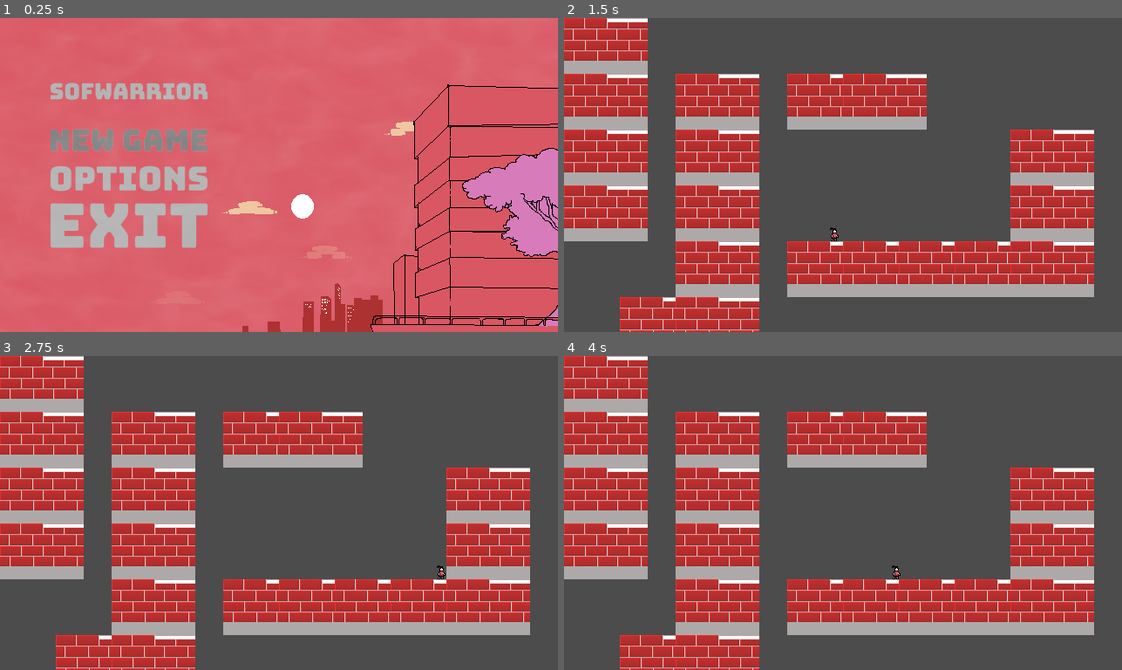
Above: before the commit, frames 1-4 (two rows, left to right).
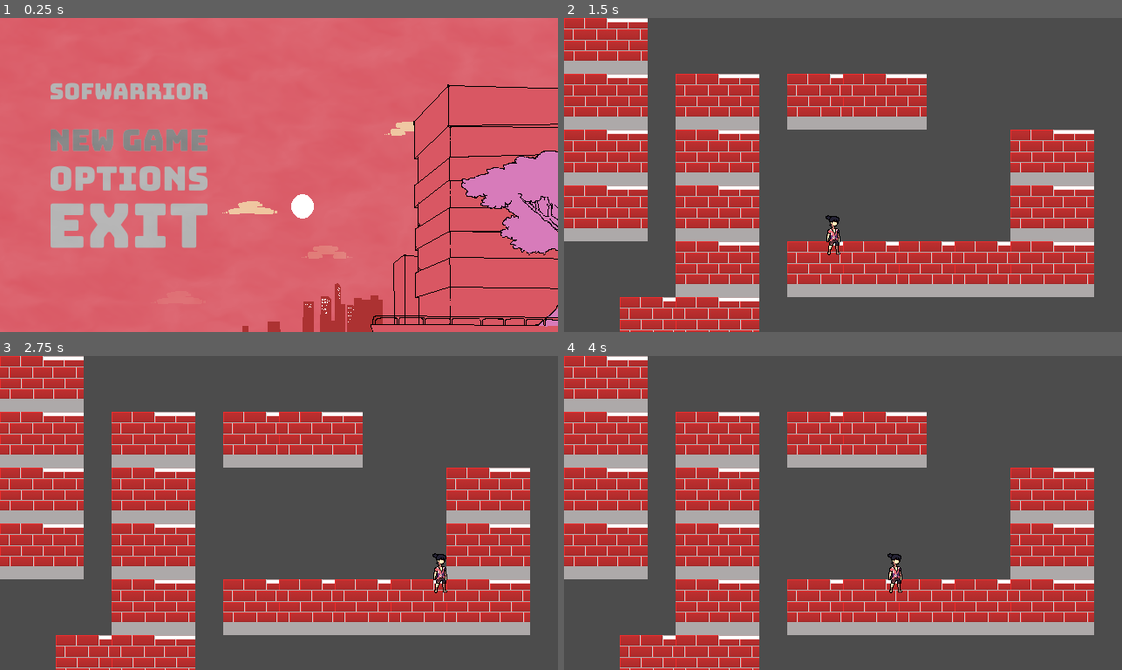
Above: after the commit, the same moments.

Repository: marcelo-lemos/Softwarrior
Game: Godot game, scene res://Nodes/UI/TitleScreen.tscn
Two runs of this game, one before a commit and one after it. Both use one fixed random seed, a clock stepped at 60 frames per second and the inputs below. The engine's default icon, where the game draws it, is replaced by a stand-in: a white triangle on a blue panel in a dark square.
Inputs (mouse positions are in pixels of both pictures, inside the frame that each line leads up to):
- Up to frame 1 (0.25 s): no input
- Up to frame 2 (1.5 s): click (692, 140) at 0.5 s; tap Enter (ui_accept) at 1.25 s; hold Right (ui_right) from 1.28 s (still down)
- Up to frame 3 (2.75 s): keep holding Right (ui_right); tap Enter (ui_accept) at 1.52, 2.27 s
- Up to frame 4 (4 s): tap Enter (ui_accept) at 2.75, 3.77 s; release Right (ui_right) at 2.78 s; hold Left (ui_left) 2.78-3.53 s; hold Right (ui_right) from 3.53 s (still down)

The runs differ from the first frame. In frame 1, 0.6% of the frame differs, in the area x 53-100%, y 41-77%; in frame 2, 0.2%; in frame 3, 0.2%; in frame 4, 0.2%.

Commit message:
Add player walk, idle, jump up, jump down animations

Diff:
--- a/game/Nodes/Characters/GenericCharacter.tscn
+++ b/game/Nodes/Characters/GenericCharacter.tscn
@@ -5,6 +5,6 @@
 "_edit_group_": true
 }
 
-[node name="Sprite" type="Sprite" parent="."]
+[node name="Sprite" type="AnimatedSprite" parent="."]
 
 [node name="CollisionShape2D" type="CollisionShape2D" parent="."]
--- a/game/Nodes/Characters/Player/Player.tscn
+++ b/game/Nodes/Characters/Player/Player.tscn
@@ -1,15 +1,56 @@
-[gd_scene load_steps=10 format=2]
+[gd_scene load_steps=29 format=2]
 
 [ext_resource path="res://Nodes/Characters/Player/PlayerController.gd" type="Script" id=1]
 [ext_resource path="res://Nodes/Characters/GenericCharacter.tscn" type="PackedScene" id=2]
-[ext_resource path="res://Assets/Sprites/MC/MapCharIdle0000.png" type="Texture" id=3]
-[ext_resource path="res://Nodes/Characters/Player/PlayerStateMachine.gd" type="Script" id=4]
-[ext_resource path="res://Nodes/Characters/Player/Move.gd" type="Script" id=5]
-[ext_resource path="res://Nodes/Characters/Player/Dash.gd" type="Script" id=6]
-[ext_resource path="res://Nodes/Characters/Player/MidAir.gd" type="Script" id=7]
-[ext_resource path="res://Nodes/Characters/Player/OnWall.gd" type="Script" id=8]
+[ext_resource path="res://Assets/Sprites/MC/PlayerRun1.png" type="Texture" id=3]
+[ext_resource path="res://Assets/Sprites/MC/PlayerRun2.png" type="Texture" id=4]
+[ext_resource path="res://Assets/Sprites/MC/PlayerRun3.png" type="Texture" id=5]
+[ext_resource path="res://Assets/Sprites/MC/PlayerRun4.png" type="Texture" id=6]
+[ext_resource path="res://Assets/Sprites/MC/PlayerRun5.png" type="Texture" id=7]
+[ext_resource path="res://Assets/Sprites/MC/PlayerRun6.png" type="Texture" id=8]
+[ext_resource path="res://Assets/Sprites/MC/PlayerRun7.png" type="Texture" id=9]
+[ext_resource path="res://Assets/Sprites/MC/PlayerRun8.png" type="Texture" id=10]
+[ext_resource path="res://Assets/Sprites/MC/PlayerRun9.png" type="Texture" id=11]
+[ext_resource path="res://Assets/Sprites/MC/PlayerRun10.png" type="Texture" id=12]
+[ext_resource path="res://Assets/Sprites/MC/PlayerRun11.png" type="Texture" id=13]
+[ext_resource path="res://Assets/Sprites/MC/PlayerIdle1.png" type="Texture" id=14]
+[ext_resource path="res://Assets/Sprites/MC/PlayerIdle2.png" type="Texture" id=15]
+[ext_resource path="res://Assets/Sprites/MC/PlayerIdle3.png" type="Texture" id=16]
+[ext_resource path="res://Assets/Sprites/MC/PlayerIdle4.png" type="Texture" id=17]
+[ext_resource path="res://Assets/Sprites/MC/PlayerIdle5.png" type="Texture" id=18]
+[ext_resource path="res://Assets/Sprites/MC/PlayerIdle6.png" type="Texture" id=19]
+[ext_resource path="res://Assets/Sprites/MC/playerJumpUp.png" type="Texture" id=20]
+[ext_resource path="res://Assets/Sprites/MC/playerJumpDown.png" type="Texture" id=21]
+[ext_resource path="res://Nodes/Characters/Player/PlayerStateMachine.gd" type="Script" id=22]
+[ext_resource path="res://Nodes/Characters/Player/Move.gd" type="Script" id=23]
+[ext_resource path="res://Nodes/Characters/Player/Dash.gd" type="Script" id=24]
+[ext_resource path="res://Nodes/Characters/Player/MidAir.gd" type="Script" id=25]
+[ext_resource path="res://Nodes/Characters/Player/OnWall.gd" type="Script" id=26]
 
-[sub_resource type="RectangleShape2D" id=1]
+[sub_resource type="SpriteFrames" id=1]
+animations = [ {
+"frames": [ ExtResource( 3 ), ExtResource( 4 ), ExtResource( 5 ), ExtResource( 6 ), ExtResource( 7 ), ExtResource( 8 ), ExtResource( 9 ), ExtResource( 10 ), ExtResource( 11 ), ExtResource( 12 ), ExtResource( 13 ) ],
+"loop": true,
+"name": "Run",
+"speed": 19.0
+}, {
+"frames": [ ExtResource( 14 ), ExtResource( 15 ), ExtResource( 16 ), ExtResource( 17 ), ExtResource( 18 ), ExtResource( 19 ) ],
+"loop": true,
+"name": "Idle",
+"speed": 10.0
+}, {
+"frames": [ ExtResource( 20 ) ],
+"loop": true,
+"name": "JumpUp",
+"speed": 5.0
+}, {
+"frames": [ ExtResource( 21 ) ],
+"loop": true,
+"name": "JumpDown",
+"speed": 5.0
+} ]
+
+[sub_resource type="RectangleShape2D" id=2]
 extents = Vector2( 6.11917, 8.2581 )
 
 [node name="MainCharacter" type="Node2D"]
@@ -19,11 +60,12 @@
 collision_mask = 2
 
 [node name="Sprite" parent="GenericCharacter" index="0"]
-texture = ExtResource( 3 )
+frames = SubResource( 1 )
+animation = "Idle"
 
 [node name="CollisionShape2D" parent="GenericCharacter" index="1"]
 position = Vector2( 0.15, 0.06 )
-shape = SubResource( 1 )
+shape = SubResource( 2 )
 
 [node name="WallDetection" type="Node2D" parent="GenericCharacter"]
 
@@ -54,19 +96,20 @@
 collision_mask = 2
 
 [node name="StateMachine" type="Node" parent="GenericCharacter"]
-script = ExtResource( 4 )
+script = ExtResource( 22 )
 START_STATE = NodePath("Move")
 
 [node name="Move" type="Node" parent="GenericCharacter/StateMachine"]
-script = ExtResource( 5 )
+script = ExtResource( 23 )
 
 [node name="Dash" type="Node" parent="GenericCharacter/StateMachine"]
-script = ExtResource( 6 )
+script = ExtResource( 24 )
 
 [node name="MidAir" type="Node" parent="GenericCharacter/StateMachine"]
-script = ExtResource( 7 )
+script = ExtResource( 25 )
 
 [node name="OnWall" type="Node" parent="GenericCharacter/StateMachine"]
-script = ExtResource( 8 )
+script = ExtResource( 26 )
+
 
 [editable path="GenericCharacter"]
--- a/game/Nodes/UI/TitleScreen.tscn
+++ b/game/Nodes/UI/TitleScreen.tscn
@@ -70,7 +70,7 @@
 centered = false
 offset = Vector2( 50, -100 )
 script = ExtResource( 5 )
-speed = 3.0
+speed = -2.0
 
 [node name="Nuvem2" type="Sprite" parent="."]
 z_index = 1
@@ -88,7 +88,7 @@
 centered = false
 offset = Vector2( -70, -40 )
 script = ExtResource( 5 )
-speed = 0.5
+speed = -0.5
 
 [node name="PredioFrente" type="Sprite" parent="."]
 z_index = 2
@@ -98,7 +98,7 @@
 [node name="Arvore" type="AnimatedSprite" parent="."]
 z_index = 3
 frames = SubResource( 1 )
-frame = 1
+frame = 3
 playing = true
 centered = false
 
Binary file added: game/Assets/Sprites/MC/PlayerIdle1.png
Not shown, added: game/Assets/Sprites/MC/PlayerIdle1.png.import
Binary file added: game/Assets/Sprites/MC/PlayerIdle2.png
Not shown, added: game/Assets/Sprites/MC/PlayerIdle2.png.import
Binary file added: game/Assets/Sprites/MC/PlayerIdle3.png
Not shown, added: game/Assets/Sprites/MC/PlayerIdle3.png.import
Binary file added: game/Assets/Sprites/MC/PlayerIdle4.png
Not shown, added: game/Assets/Sprites/MC/PlayerIdle4.png.import
Binary file added: game/Assets/Sprites/MC/PlayerIdle5.png
Not shown, added: game/Assets/Sprites/MC/PlayerIdle5.png.import
Binary file added: game/Assets/Sprites/MC/PlayerIdle6.png
Not shown, added: game/Assets/Sprites/MC/PlayerIdle6.png.import
(and 26 more such lines)
